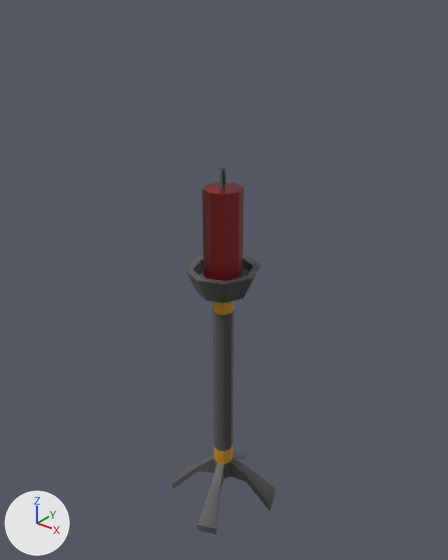
One commit to the OBJ model Redist/Models/3dmodels/Candle_336x10.obj: the scene before it, then after it.
Before and after are seen from a 50 mm lens placed at (1.335, -1.665, 2.098), pointed at (-0.02, 0.029, 1.047). The axes (+X, +Y, +Z) are drawn at lower left. The lights are the same throughout. Where no turn or scale is listed for an object, it has been applied to the vertices.

In view in the first picture: 'Candle_336x10'.
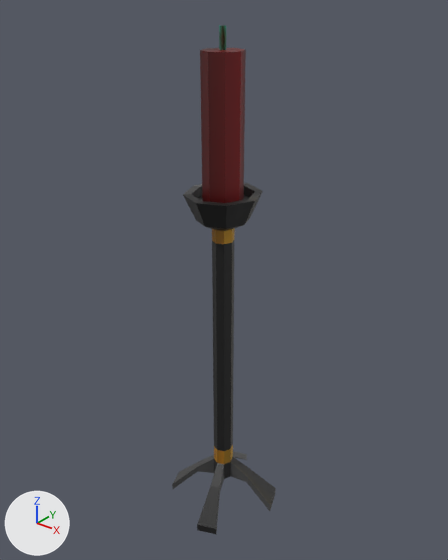
What differs and where, as boxes (x1, y1, x2, y2) in the pictures (448 x 560 px; the box of a moved part takes in the faces that stretch with it):
'Candle_336x10', reshaped (39% taller)
    before: (172, 168, 276, 534)
    after: (172, 25, 276, 534)
part 1 of me_candle_336x10, moved or reshaped
    before: (202, 182, 244, 281)
    after: (200, 48, 246, 203)
part 2 of me_candle_336x10, moved or reshaped
    before: (220, 168, 223, 189)
    after: (220, 25, 226, 50)
part 3 of me_candle_336x10, moved or reshaped
    before: (220, 168, 226, 189)
    after: (219, 25, 226, 50)
part 4 of me_candle_336x10, moved or reshaped
    before: (185, 255, 261, 451)
    after: (183, 183, 263, 451)
part 5 of me_candle_336x10, surface changed (grey to black)
    both: (172, 446, 275, 534)

Diff of the bpy script that builds the scene:
```diff
--- a/Redist/Models/3dmodels/Candle_336x10.obj.py
+++ b/Redist/Models/3dmodels/Candle_336x10.obj.py
@@ me_candle_336x10 @@
 # used by ob_candle_336x10; location = (0.0, 0.0, 0.0)
-me_candle_336x10.from_pydata(...)  # 144 vertices, 262 faces; spans x -0.23..0.23, y -0.24..0.24, z -0.02..1.5
+me_candle_336x10.from_pydata(...)  # 144 vertices, 262 faces; spans x -0.23..0.23, y -0.24..0.24, z -0.02..1.96
+# me_candle_336x10 part 1: the loose piece of 16 vertices spanning x -0.07..0.07, y -0.08..0.08, z 1.09..1.43 is scaled about its middle by (1, 1, 1.5), then moved by (0.0, 0.0, 0.38)
+# me_candle_336x10 part 2: the loose piece of 4 vertices spanning x 0.0, y -0.02..0.01, z 1.43..1.5 is moved by (0.0, 0.0, 0.46)
+# me_candle_336x10 part 3: the loose piece of 4 vertices spanning x -0.01..0.01, y 0.0, z 1.43..1.5 is moved by (0.0, 0.0, 0.46)
+# me_candle_336x10 part 4: 64 of the vertices in x -0.14..0.14, y -0.15..0.15, z 0.93..1.13 are moved by (0.0, 0.0, 0.29)
+# me_candle_336x10 part 5: 174 kept faces spanning x -0.23..0.23, y -0.24..0.24, z -0.02..1.89 get new texture (UV) coordinates
 me_candle_336x10.materials.append(mat_336light)
```
